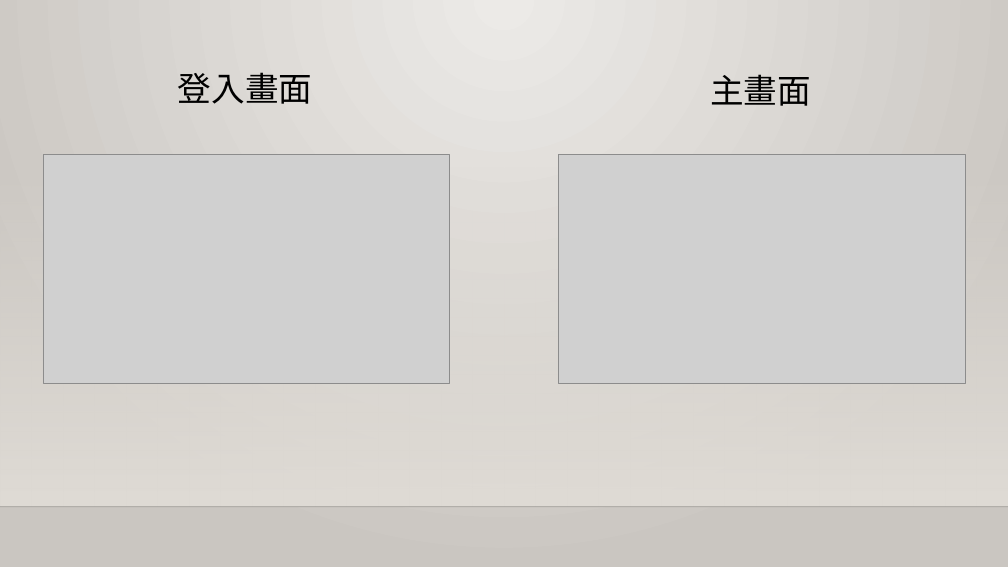
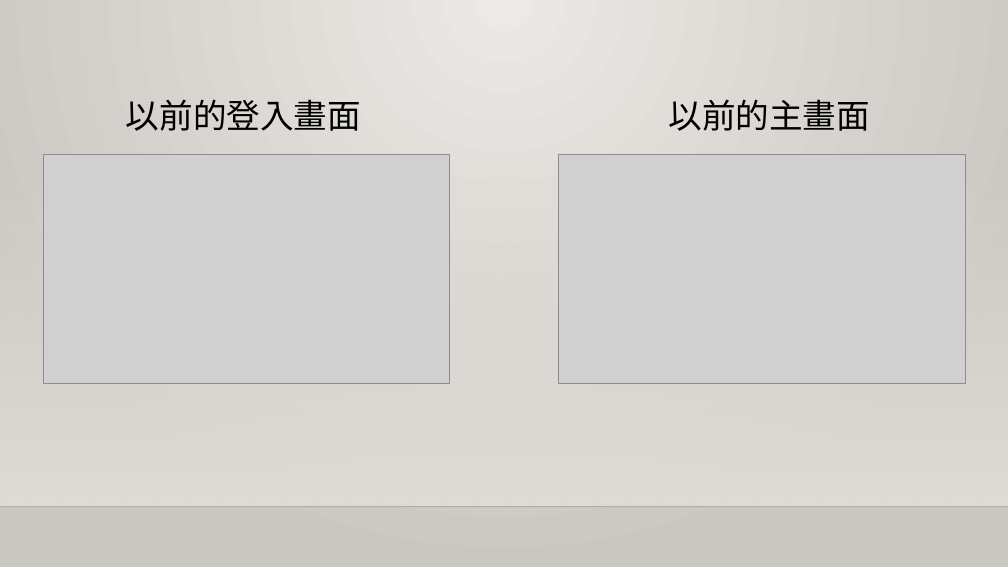
Before and after one commit to YukiHime-TW/nhentai, a slide deck: slide 4 of manga-bookmark.pptx (slide 3 before the commit). Drawn at 1008x567 pixels with LibreOffice and Linux fonts; fonts in the diff are those of the drawing; grey boxes stand for pictures; background and template pictures are left out. Boxes give left, top, right and bottom in pixels: in the first picture for what was removed or moved away, otherwise in the second. Text is boxed around its words. In the diff, an @@ line names an element or a change of style, - is before the commit and + after.

```diff
--- a/manga-bookmark.pptx
+++ b/manga-bookmark.pptx
@@ text at bbox=[126, 99, 361, 131]: text changed @@
-登入畫面
+以前的登入畫面
@@ text at bbox=[668, 99, 870, 131]: text changed @@
-主畫面
+以前的主畫面
```
Also in this commit, not shown: 2 other slides changed, 1 slide added, 2 other files.
